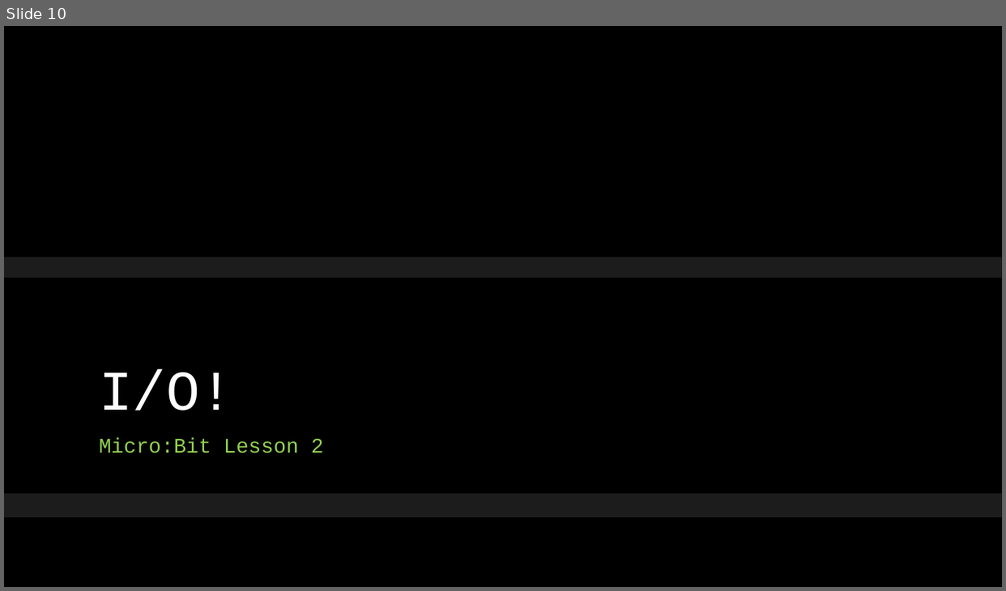
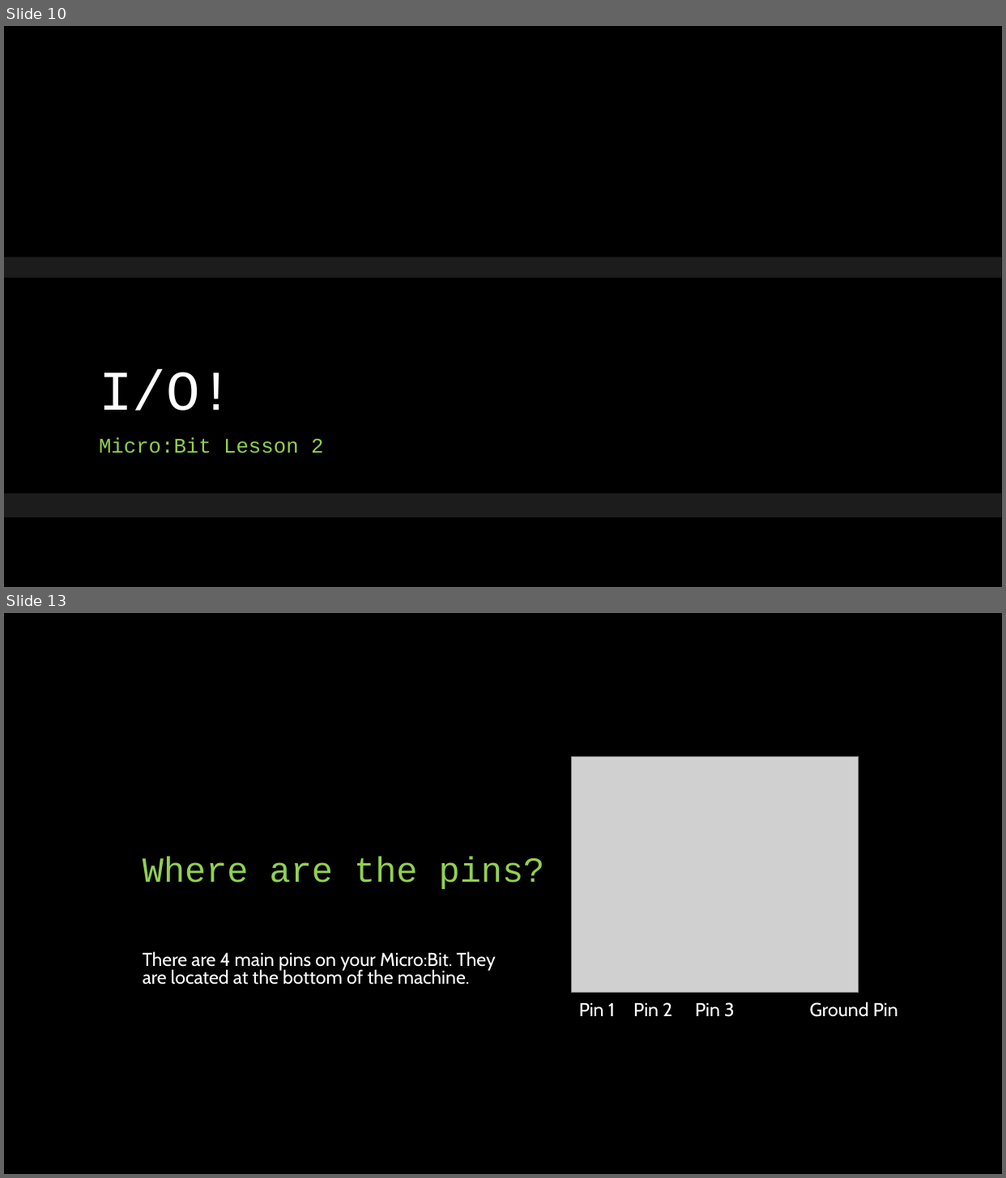
Before and after one commit to osu-hoangthu/OMSICapstoneGroup67, a slide deck: Alpha_Modules/2 MicroBit_Basics/Vocab/Slides/1 Vocab Basics MicroBit.pptx. Shown one above the other, each under a label of ours: slide 10 before the commit, slides 10 and 13 after it; the slides between them are not shown. The pictures are 1006x591 and 1006x1178 pixels, drawn with LibreOffice and Linux fonts; fonts in the diff are those of the drawing; grey boxes stand for pictures; background and template pictures are left out. Boxes give left, top, right and bottom in pixels: in the first picture for what was removed or moved away, otherwise in the second. Text is boxed around its words. In the diff, an @@ line names an element or a change of style, - is before the commit and + after.

```diff
--- a/Alpha_Modules/2 MicroBit_Basics/Vocab/Slides/1 Vocab Basics MicroBit.pptx
+++ b/Alpha_Modules/2 MicroBit_Basics/Vocab/Slides/1 Vocab Basics MicroBit.pptx
@@ slide 13 added at (4, 613, 1002, 1174), background #000000 @@
@@ picture added at (572, 756, 859, 994) @@
@@ title added at (143, 856, 545, 889), 34 pt, text #92D050 @@
+Where are the pins?
@@ text added at (143, 952, 496, 985), 18 pt, text #FFFFFF @@
+There are 4 main pins on your Micro:Bit. They are located at the bottom of the machine.
@@ text added at (579, 1003, 615, 1016), 18 pt, text #FFFFFF @@
+Pin 1
@@ text added at (633, 1003, 672, 1016), 18 pt, text #FFFFFF @@
+Pin 2
@@ text added at (695, 1003, 735, 1017), 18 pt, text #FFFFFF @@
+Pin 3
@@ text added at (810, 1002, 898, 1017), 18 pt, text #FFFFFF @@
+Ground Pin
```
Also in this commit, not shown: 4 slides changed, 3 other slides added, 6 other files.
